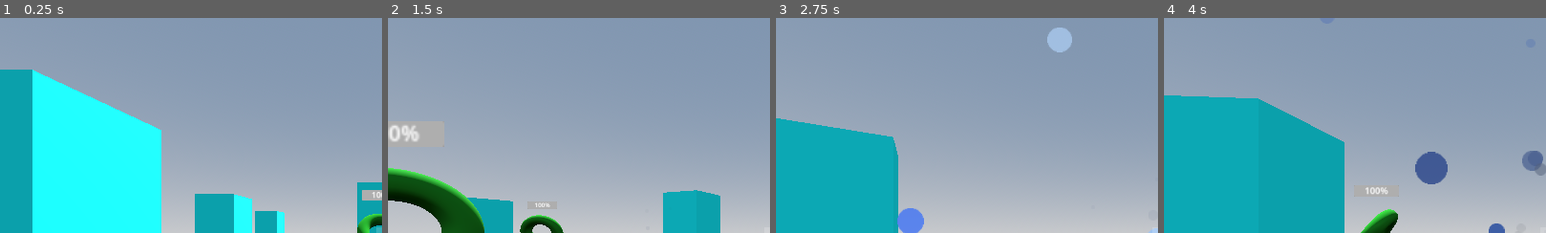
Above: before the commit, frames 1-4 (left to right).
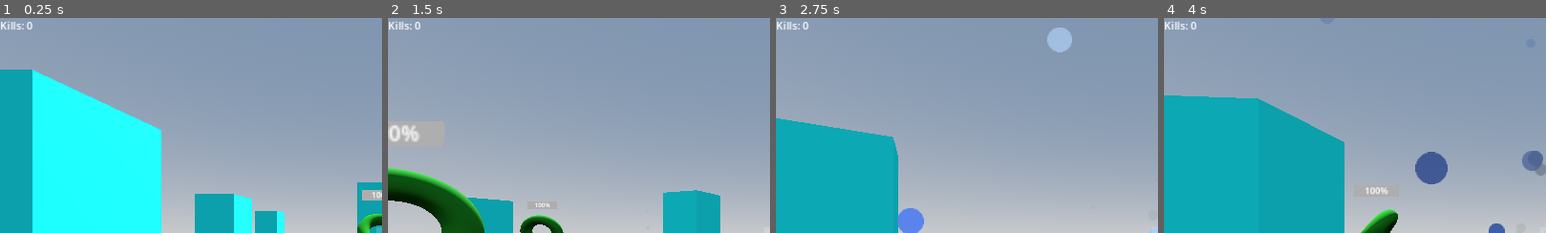
Above: after the commit, the same moments.

Repository: xtr3m3nerd/Scribble-Wizard
Game: Godot game, scene res://scenes/game/world.tscn
Two runs of this game, one before a commit and one after it. Both use one fixed random seed, a clock stepped at 60 frames per second and the inputs below.
Inputs (mouse positions are % of the whole screen's width and height, from its top left):
- Up to frame 1 (0.25 s): no input
- Up to frame 2 (1.5 s): move the mouse to (72, 45) at 0.52 s; press the mouse at (72, 45) at 0.53 s; hold D (move_right) 0.53-1.28 s; move the mouse to (30, 55) at 1.27 s; release the mouse at (30, 55) at 1.28 s; hold S (move_backwards) from 1.28 s (still down); tap Shift (hold) at 1.35 s
- Up to frame 3 (2.75 s): move the mouse to (60, 28) at 2.02 s; release S (move_backwards) at 2.03 s; press the mouse at (60, 28) at 2.03 s; hold D (move_right) from 2.03 s (still down)
- Up to frame 4 (4 s): move the mouse to (45, 70) at 2.77 s; release D (move_right) at 2.78 s; release the mouse at (45, 70) at 2.78 s; hold W (move_forwards) 2.78-3.53 s; tap Shift (hold) at 2.85 s; move the mouse to (80, 65) at 3.52 s; press the mouse at (80, 65) at 3.53 s; hold A (move_left) from 3.53 s (still down)
The pictures show only the part of the screen within x 0-50%, y 0-50%; the shares and areas given below are measured in that part.

The runs differ from the first frame. In frame 1, 0.2% of the frame differs, in the area x 0-9%, y 1-6%; in frame 2, 0.2%; in frame 3, 0.2%; in frame 4, 0.2%.
Error in both runs: Unable to iterate on object of type 'Nil'. (res://prefabs/cast_zone.gd:81)

Commit message:
add kill counting

Diff:
--- a/prefabs/enemies/enemy.gd
+++ b/prefabs/enemies/enemy.gd
@@ -11,6 +11,8 @@
 @export var attack_range = 2.0
 
 @onready var player : CharacterBody3D = get_tree().get_first_node_in_group("player")
+@onready var game_manager : GameManager = get_tree().get_first_node_in_group("game_manager")
+
 var dead = false
 
 func _ready():
@@ -19,6 +21,8 @@
 	await get_tree().create_timer(randf_range(0.0,1.0)).timeout
 	animation_player.stop()
 	animation_player.play("idle", 0.5)
+	if game_manager:
+		hurtable.dead.connect(game_manager.add_kill)
 
 func _physics_process(_delta):
 	if dead:
--- /dev/null
+++ b/prefabs/kill_counter.gd
@@ -0,0 +1,10 @@
+extends Label
+
+@onready var game_manager : GameManager = get_tree().get_first_node_in_group("game_manager")
+
+func _ready():
+	game_manager.kills_changed.connect(update_kill_count)
+	update_kill_count(game_manager.kills)
+
+func update_kill_count(kills: int):
+	text = "Kills: %d" % kills
--- /dev/null
+++ b/prefabs/kill_counter.tscn
@@ -0,0 +1,9 @@
+[gd_scene load_steps=2 format=3 uid="uid://bhv7pajr0kgm2"]
+
+[ext_resource type="Script" path="res://prefabs/kill_counter.gd" id="1_6vu61"]
+
+[node name="KillCounter" type="Label"]
+offset_right = 40.0
+offset_bottom = 23.0
+text = "Kills: %d"
+script = ExtResource("1_6vu61")
--- a/prefabs/player.tscn
+++ b/prefabs/player.tscn
@@ -1,9 +1,10 @@
-[gd_scene load_steps=6 format=3 uid="uid://d2bc2u6jj35ye"]
+[gd_scene load_steps=7 format=3 uid="uid://d2bc2u6jj35ye"]
 
 [ext_resource type="Script" path="res://prefabs/player.gd" id="1_amscm"]
 [ext_resource type="PackedScene" uid="uid://cj13uvr8r1fd1" path="res://prefabs/projectile.tscn" id="2_0mkeo"]
 [ext_resource type="PackedScene" uid="uid://c5rfedoixoiq" path="res://prefabs/cast_zone.tscn" id="2_u0rwp"]
-[ext_resource type="PackedScene" path="res://prefabs/casting_charge.tscn" id="4_36qq3"]
+[ext_resource type="PackedScene" uid="uid://beco7krhnq4iv" path="res://prefabs/casting_charge.tscn" id="4_36qq3"]
+[ext_resource type="PackedScene" uid="uid://bhv7pajr0kgm2" path="res://prefabs/kill_counter.tscn" id="4_w2hkj"]
 
 [sub_resource type="CapsuleShape3D" id="CapsuleShape3D_u3wxe"]
 
@@ -87,6 +88,8 @@
 text = "Restart
 "
 
+[node name="KillCounter" parent="CanvasLayer" instance=ExtResource("4_w2hkj")]
+
 [node name="AnimationPlayer" type="AnimationPlayer" parent="."]
 
 [node name="CooldownTimer" type="Timer" parent="."]
--- a/scenes/game/GameManager.tscn
+++ /dev/null
@@ -1,3 +0,0 @@
-[gd_scene format=3 uid="uid://cbg4ymu14wy1b"]
-
-[node name="GameManager" type="Node"]
--- /dev/null
+++ b/scenes/game/game_manager.gd
@@ -0,0 +1,11 @@
+class_name GameManager
+extends Node
+
+signal level_finished
+signal kills_changed(kills: int)
+
+var kills: int = 0
+
+func add_kill():
+	kills += 1
+	kills_changed.emit(kills)
--- /dev/null
+++ b/scenes/game/game_manager.tscn
@@ -0,0 +1,6 @@
+[gd_scene load_steps=2 format=3 uid="uid://cbg4ymu14wy1b"]
+
+[ext_resource type="Script" path="res://scenes/game/game_manager.gd" id="1_ytgoa"]
+
+[node name="GameManager" type="Node" groups=["game_manager"]]
+script = ExtResource("1_ytgoa")
--- a/scenes/game/world.tscn
+++ b/scenes/game/world.tscn
@@ -1,6 +1,7 @@
-[gd_scene load_steps=13 format=3 uid="uid://x4fkf8presxf"]
+[gd_scene load_steps=14 format=3 uid="uid://x4fkf8presxf"]
 
 [ext_resource type="PackedScene" uid="uid://d2bc2u6jj35ye" path="res://prefabs/player.tscn" id="1_cdwsg"]
+[ext_resource type="PackedScene" uid="uid://cbg4ymu14wy1b" path="res://scenes/game/game_manager.tscn" id="1_xi1cu"]
 [ext_resource type="PackedScene" uid="uid://bxocdwqmsgtha" path="res://prefabs/Lightning.tscn" id="2_5f6p0"]
 [ext_resource type="PackedScene" uid="uid://bbond388nk6lb" path="res://prefabs/enemies/torus.tscn" id="2_ir3x7"]
 
@@ -35,6 +36,8 @@
 data = PackedVector3Array(-0.75, 1.5, 0.75, 0.75, 1.5, 0.75, -0.75, -1.5, 0.75, 0.75, 1.5, 0.75, 0.75, -1.5, 0.75, -0.7 …(572 unchanged characters)…
 
 [node name="World" type="Node3D"]
+
+[node name="GameManager" parent="." instance=ExtResource("1_xi1cu")]
 
 [node name="WorldEnvironment" type="WorldEnvironment" parent="."]
 environment = SubResource("Environment_rfnse")
